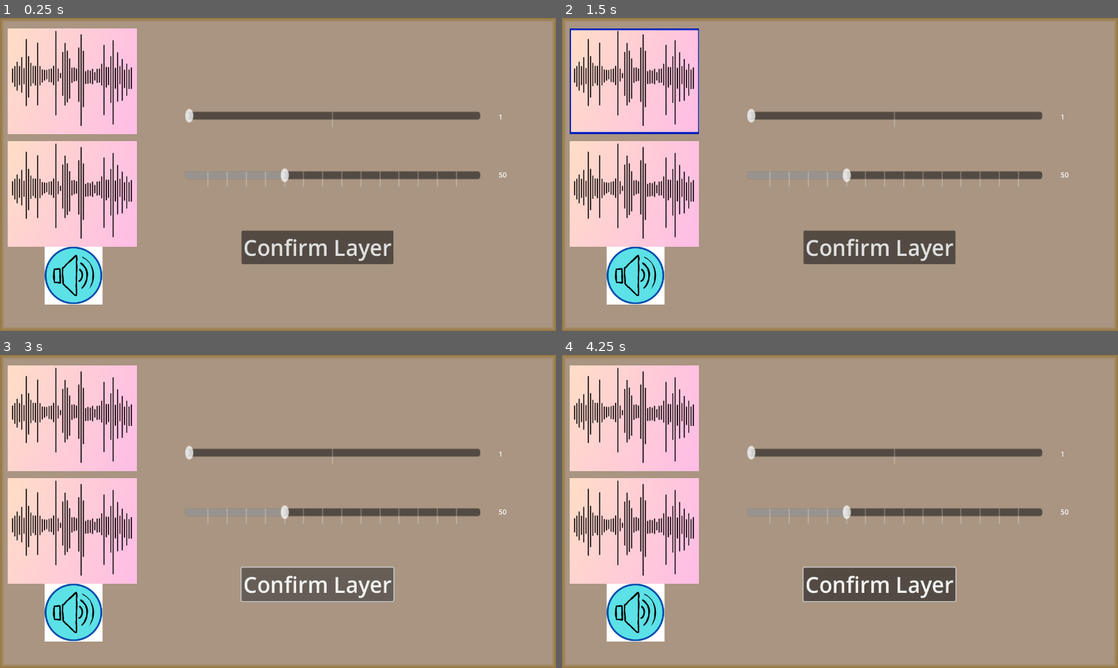
Above: before the commit, frames 1-4 (two rows, left to right).
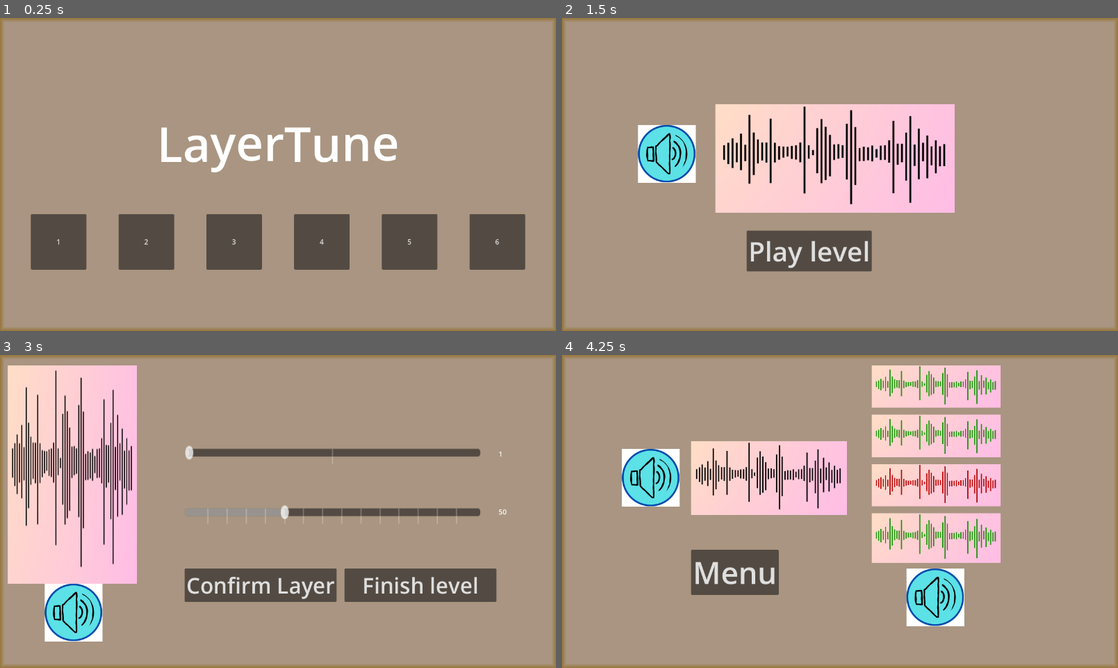
Above: after the commit, the same moments.

Repository: TheoThenault/LayerTune
Game: Godot game, scene res://Scenes/main_scene.tscn
Two runs of this game, one before a commit and one after it. Both use one fixed random seed, a clock stepped at 60 frames per second and the inputs below.
Inputs (mouse positions are in pixels of both pictures, inside the frame that each line leads up to):
- Up to frame 1 (0.25 s): no input
- Up to frame 2 (1.5 s): click (623, 243) at 0.5 s, where only the run after the commit has a clickable "1"; click (634, 80) at 1.27 s
- Up to frame 3 (3 s): click (72, 417) at 2.02 s; click (244, 586) at 2.75 s, where only the run after the commit has a clickable "Play level"
- Up to frame 4 (4.25 s): click (984, 586) at 3.5 s, where only the run after the commit has a clickable "Finish level"

The runs differ from the first frame. In frame 1, 30% of the frame differs, in the area x 1-95%, y 3-92%; in frame 2, 37%; in frame 3, 8.2%; in frame 4, 44%, in the area x 1-92%, y 3-92%.

Commit message:
Navigation et chargement partie OK

Diff:
--- a/Levels/niveau1.tscn
+++ b/Levels/niveau1.tscn
@@ -4,3 +4,6 @@
 
 [node name="Niveau" type="Node"]
 script = ExtResource("1_mv01y")
+enable1 = true
+instrument1 = "Drum"
+note1 = 4
--- a/Levels/niveau_script.gd
+++ b/Levels/niveau_script.gd
@@ -35,3 +35,53 @@
 @export var instrument6 : String
 @export var note6 : int
 @export_range(50, 200, 5) var bpm6 : int
+
+func _ready() -> void:
+	var container : VBoxContainer = get_node("../LevelPlay/ContainerLayers")
+
+	var layer_res : PackedScene = load("res://Scenes/layer.tscn")
+	if(!layer_res):
+		print_rich("[wave][color=Red]load(\"res://Scenes/layer.tscn\") a pas marché[/color][/wave]")
+	else:
+		if(enable1):
+			var layer1 = layer_res.instantiate()
+			layer1.numero = 1
+			layer1.instrument = instrument1
+			layer1.bpm = bpm1
+			layer1.note = note1
+			container.add_child(layer1)
+		if(enable2):
+			var layer2 = layer_res.instantiate()
+			layer2.numero = 2
+			layer2.instrument = instrument2
+			layer2.bpm = bpm2
+			layer2.note = note2
+			container.add_child(layer2)
+		if(enable3):
+			var layer3 = layer_res.instantiate()
+			layer3.numero = 3
+			layer3.instrument = instrument3
+			layer3.bpm = bpm3
+			layer3.note = note3
+			container.add_child(layer3)
+		if(enable4):
+			var layer4 = layer_res.instantiate()
+			layer4.numero = 4
+			layer4.instrument = instrument4
+			layer4.bpm = bpm4
+			layer4.note = note4
+			container.add_child(layer4)
+		if(enable5):
+			var layer5 = layer_res.instantiate()
+			layer5.numero = 5
+			layer5.instrument = instrument5
+			layer5.bpm = bpm5
+			layer5.note = note5
+			container.add_child(layer5)
+		if(enable6):
+			var layer6 = layer_res.instantiate()
+			layer6.numero = 6
+			layer6.instrument = instrument6
+			layer6.bpm = bpm6
+			layer6.note = note6
+			container.add_child(layer6)
--- a/Scenes/main_scene.tscn
+++ b/Scenes/main_scene.tscn
@@ -1,12 +1,13 @@
 [gd_scene load_steps=30 format=3 uid="uid://dmujn6am4j47e"]
 
+[ext_resource type="Script" path="res://Scripts/main_scene.gd" id="1_2iyyd"]
 [ext_resource type="Texture2D" uid="uid://ditsgdqkg6mbf" path="res://Image/SoundWave.png" id="1_3jg70"]
 [ext_resource type="Script" path="res://Scripts/Buttons/mainmenu_button_change_level.gd" id="1_4fi25"]
+[ext_resource type="Script" path="res://Scripts/Buttons/levelstart_play_level.gd" id="2_56y8w"]
 [ext_resource type="Texture2D" uid="uid://bbs1dfkyj0qeq" path="res://Image/1.png" id="2_batos"]
 [ext_resource type="Script" path="res://Scripts/Buttons/levelstart_play_preview.gd" id="3_mnkht"]
 [ext_resource type="Script" path="res://Scripts/Slider/levelplay_slider_tempo.gd" id="5_vet10"]
 [ext_resource type="Script" path="res://Scripts/Slider/h_slider.gd" id="6_lh35v"]
-[ext_resource type="PackedScene" uid="uid://co6vwoemd2pny" path="res://Scenes/layer.tscn" id="6_oh54e"]
 [ext_resource type="Script" path="res://Scripts/Buttons/levelplay_button_confirm_layer.gd" id="7_gadeu"]
 [ext_resource type="Script" path="res://Scripts/Buttons/levelplay_button_finish_level.gd" id="8_otq3q"]
 [ext_resource type="Texture2D" uid="uid://ceklixeawso0u" path="res://Image/SoundWaveGood.png" id="10_7a3ra"]
@@ -37,26 +38,8 @@
 border_color = Color(0.588235, 0.462745, 0.223529, 1)
 border_blend = true
 
-[sub_resource type="GDScript" id="GDScript_aysw7"]
-script/source = "extends Button
-
-
-## Called when the node enters the scene tree for the first time.
-#func _ready() -> void:
-	#pass # Replace with function body.
-#
-#
-## Called every frame. 'delta' is the elapsed time since the previous frame.
-#func _process(delta: float) -> void:
-	#pass
-
-
-func _on_pressed() -> void:
-	print(\"Charger \\\"LevelPlay\\\" avec le bon niveau.\")
-
-"
-
 [node name="MainScene" type="CanvasLayer"]
+script = ExtResource("1_2iyyd")
 
 [node name="PanelBackground" type="Panel" parent="."]
 anchors_preset = 15
@@ -67,7 +50,6 @@
 theme_override_styles/panel = SubResource("StyleBoxFlat_s8ng7")
 
 [node name="MainMenu" type="Control" parent="."]
-visible = false
 layout_mode = 3
 anchors_preset = 15
 anchor_right = 1.0
@@ -189,7 +171,7 @@
 offset_bottom = 583.0
 theme_override_font_sizes/font_size = 62
 text = "Play level"
-script = SubResource("GDScript_aysw7")
+script = ExtResource("2_56y8w")
 
 [node name="StartButtonPlayPreview" type="TextureButton" parent="LevelStart"]
 layout_mode = 0
@@ -205,6 +187,7 @@
 script = ExtResource("3_mnkht")
 
 [node name="LevelPlay" type="Control" parent="."]
+visible = false
 layout_mode = 3
 anchors_preset = 15
 anchor_right = 1.0
@@ -222,12 +205,6 @@
 theme_override_constants/separation = 1
 alignment = 1
 
-[node name="PlayLayer1" parent="LevelPlay/ContainerLayers" instance=ExtResource("6_oh54e")]
-layout_mode = 2
-
-[node name="PlayLayer2" parent="LevelPlay/ContainerLayers" instance=ExtResource("6_oh54e")]
-layout_mode = 2
-
 [node name="SliderNote" type="HSlider" parent="LevelPlay"]
 custom_minimum_size = Vector2(500, 0)
 layout_mode = 0
@@ -262,23 +239,21 @@
 
 [node name="ButtonConfirmLayer" type="Button" parent="LevelPlay"]
 layout_mode = 0
-offset_left = 556.0
-offset_top = 489.0
-offset_right = 906.0
-offset_bottom = 566.0
+offset_left = 425.0
+offset_top = 491.0
+offset_right = 775.0
+offset_bottom = 568.0
 theme_override_font_sizes/font_size = 50
 text = "Confirm Layer"
 script = ExtResource("7_gadeu")
 
 [node name="ButtonFinishLevel" type="Button" parent="LevelPlay"]
-visible = false
-layout_mode = 0
-offset_left = 484.0
-offset_top = 489.0
-offset_right = 834.0
-offset_bottom = 566.0
+layout_mode = 0
+offset_left = 793.0
+offset_top = 491.0
+offset_right = 1143.0
+offset_bottom = 568.0
 theme_override_font_sizes/font_size = 50
-disabled = true
 text = "Finish level"
 script = ExtResource("8_otq3q")
 
--- a/Scripts/Buttons/levelend_button_menu.gd
+++ b/Scripts/Buttons/levelend_button_menu.gd
@@ -13,3 +13,11 @@
 
 func _on_pressed() -> void:
 	print("Retourner au menu et passer le niveau en validé ou pas.")
+	GAME.LevelEnd.hide()
+	GAME.MainMenu.show()
+
+	var container : VBoxContainer = get_node("../../LevelPlay/ContainerLayers")
+	for child in container.get_children():
+		child.queue_free()
+		#container.remove_child()
+	get_node("../../NIVEAU").queue_free()
--- a/Scripts/Buttons/levelplay_button_finish_level.gd
+++ b/Scripts/Buttons/levelplay_button_finish_level.gd
@@ -13,3 +13,5 @@
 
 func _on_pressed() -> void:
 	print("Level finished go to \"LevelEnd\"")
+	GAME.LevelPlay.hide()
+	GAME.LevelEnd.show()
--- a/Scripts/Buttons/levelstart_play_level.gd
+++ b/Scripts/Buttons/levelstart_play_level.gd
@@ -13,3 +13,5 @@
 
 func _on_pressed() -> void:
 	print("Charger \"LevelPlay\" avec le bon niveau.")
+	GAME.LevelStart.hide()
+	GAME.LevelPlay.show()
--- a/Scripts/Buttons/mainmenu_button_change_level.gd
+++ b/Scripts/Buttons/mainmenu_button_change_level.gd
@@ -6,3 +6,5 @@
 func _on_pressed() -> void:
 	print("Aller au niveau %d" % num_level)
 	GAME.load_level(num_level)
+	GAME.MainMenu.hide()
+	GAME.LevelStart.show()
--- a/Scripts/Game.gd
+++ b/Scripts/Game.gd
@@ -1,8 +1,19 @@
 extends Node
 
-var current_level : int
+var current_level
 
 var current_layer : int
+
+var MainMenu : Control
+var LevelStart : Control
+var LevelPlay : Control
+var LevelEnd : Control
+
+func setup() -> void:
+	MainMenu = get_node("/root/MainScene/MainMenu")
+	LevelStart = get_node("/root/MainScene/LevelStart")
+	LevelPlay = get_node("/root/MainScene/LevelPlay")
+	LevelEnd = get_node("/root/MainScene/LevelEnd")
 
 func verify_layer() -> void:
 	print("Vérification de la layer %d" % current_layer)
@@ -13,3 +24,14 @@
 
 func load_level(numero : int) -> void:
 	print("Chargement du niveau %d" % numero)
+
+	if(is_instance_valid(current_level)):
+		current_level.queue_free()
+	current_level = null
+
+	var niveau_path : String = "res://Levels/niveau%d.tscn" % numero
+	var niveau_res : PackedScene = load(niveau_path)
+	if(niveau_res):
+		current_level = niveau_res.instantiate()
+		current_level.name = "NIVEAU"
+		get_node("/root/MainScene").add_child(current_level)
--- a/Scripts/Slider/h_slider.gd
+++ b/Scripts/Slider/h_slider.gd
@@ -9,7 +9,6 @@
 # Called when the node enters the scene tree for the first time.
 func _ready() -> void:
 	bus_index = AudioServer.get_bus_index(bus_name)
-	value_changed.connect(_on_value_changed)
 	pitchshift = AudioEffectPitchShift.new()
 	AudioServer.add_bus_effect(bus_index, pitchshift)
 	#get_node("../"+bus_name+"/Do2").play()
--- /dev/null
+++ b/Scripts/main_scene.gd
@@ -0,0 +1,6 @@
+extends CanvasLayer
+
+
+# Called when the node enters the scene tree for the first time.
+func _ready() -> void:
+	GAME.setup()
